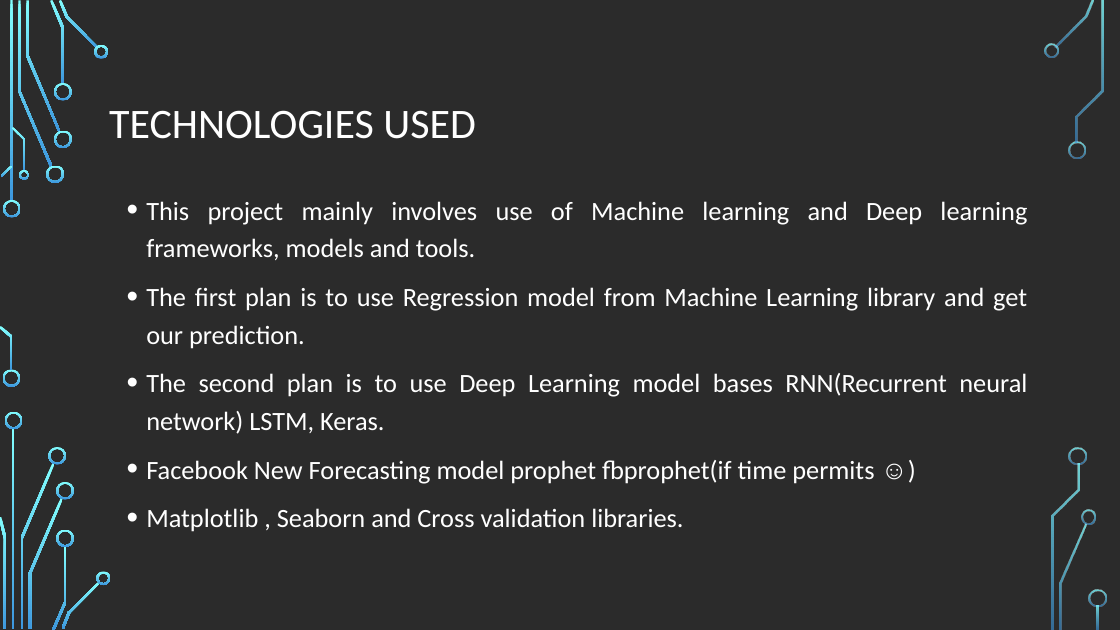
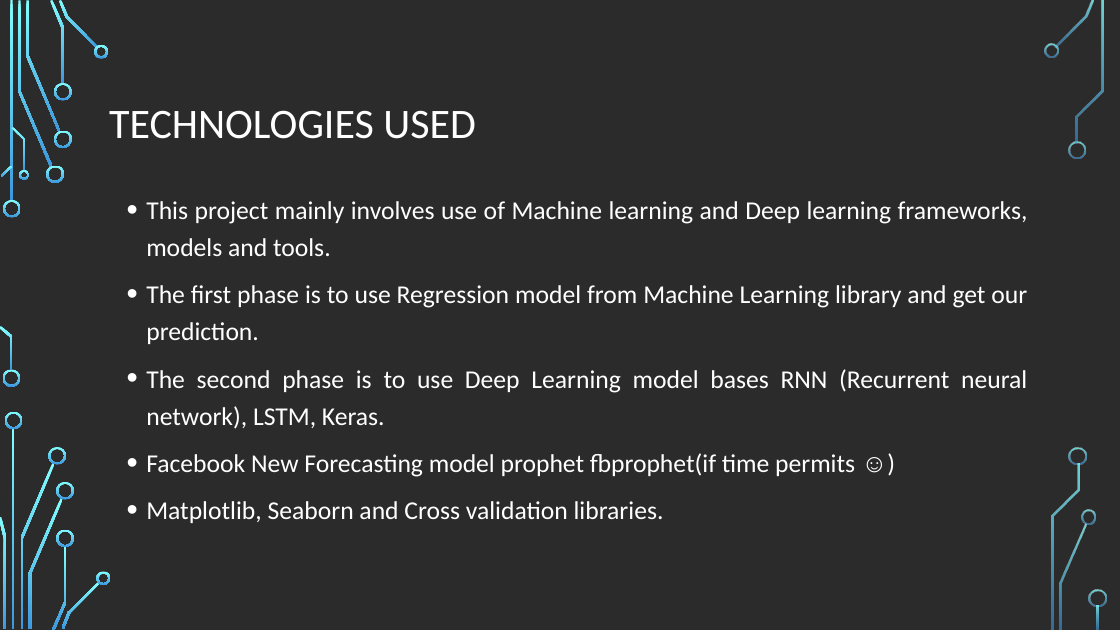
Before and after one commit to SnehaMishra28/Python-DeepLearning_Fall2018, a slide deck: slide 5 of Project/Document/WebTrafficPrediction_PythonDeepLearning.pptx. Drawn at 1120x630 pixels with LibreOffice and Linux fonts; fonts in the diff are those of the drawing; background and template pictures are left out; a plain dark background stands for a picture behind light text. Boxes give left, top, right and bottom in pixels: in the first picture for what was removed or moved away, otherwise in the second. Text is boxed around its words. In the diff, an @@ line names an element or a change of style, - is before the commit and + after.

Commit message:
project proposal

```diff
--- a/Project/Document/WebTrafficPrediction_PythonDeepLearning.pptx
+++ b/Project/Document/WebTrafficPrediction_PythonDeepLearning.pptx
@@ text at [146, 201, 1028, 477]: size 22.6 to 22 pt in "This project mainly involves use of Machine ...", "Facebook New Forecasting model prophet fbprophet(if time ..." @@
@@ text at [146, 285, 1027, 429]: text changed; size 22.6 to 22 pt @@
-• The first plan is to use Regression model from Machine Learning library and get our prediction.
-• The second plan is to use Deep Learning model bases RNN(Recurrent neural network) LSTM, Keras.
+• The first phase is to use Regression model from Machine Learning library and get our prediction.
+• The second phase is to use Deep Learning model bases RNN (Recurrent neural network), LSTM, Keras.
@@ text at [146, 501, 664, 523]: text changed; size 22.6 to 22 pt @@
-• Matplotlib , Seaborn and Cross validation libraries.
+• Matplotlib, Seaborn and Cross validation libraries.
```
Also in this commit, not shown: 4 other slides changed, 2 other files.
